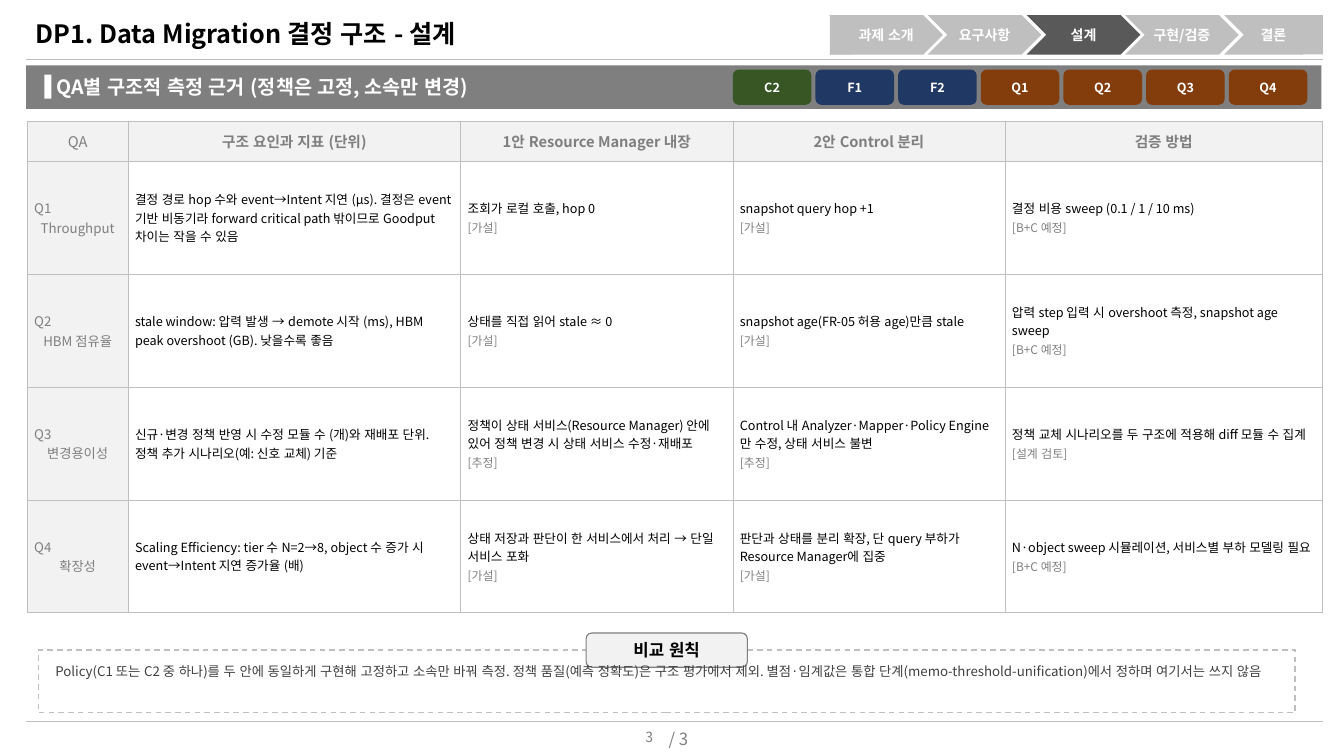
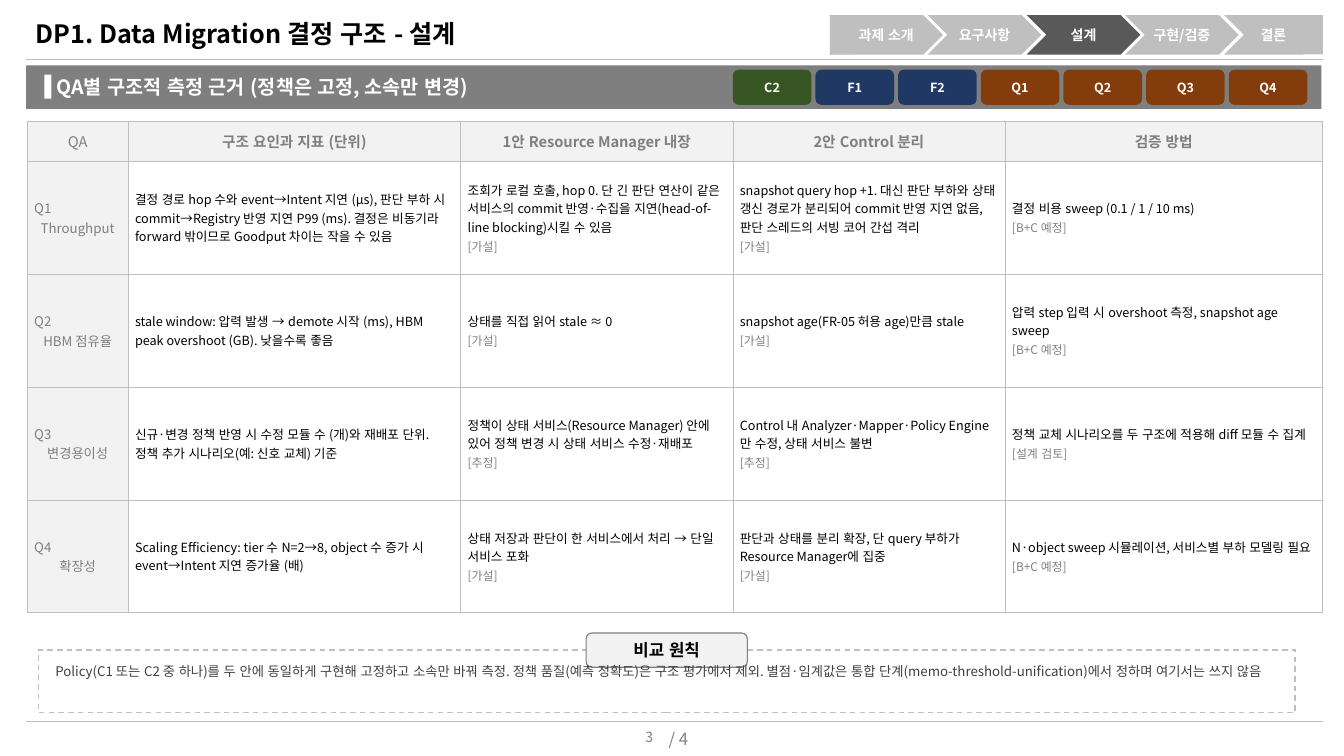
Before and after one commit to mkim0628/vllm, a slide deck: slide 3 of doc-mk/slides/dp1-decision-locus-candidates.pptx. Drawn at 1344x756 pixels with LibreOffice and Linux fonts; fonts in the diff are those of the drawing. Boxes give left, top, right and bottom in pixels: in the first picture for what was removed or moved away, otherwise in the second. Text is boxed around its words. In the diff, an @@ line names an element or a change of style, - is before the commit and + after.

```diff
--- a/doc-mk/slides/dp1-decision-locus-candidates.pptx
+++ b/doc-mk/slides/dp1-decision-locus-candidates.pptx
@@ table at [27, 121, 1323, 613] @@
-row 2: Q1 Throughput | 결정 경로 hop 수와 event→Intent 지연 (μs). 결정은 event 기반 비동기라 forward critical path 밖이므로 Goodput 차이는 작을 수 있음 | 조회가 로컬 호출, hop 0 / [가설] | snapshot query hop +1 / [가설] | 결정 비용 sweep (0.1 / 1 / 10 ms) / [B+C 예정]
+row 2: Q1 Throughput | 결정 경로 hop 수와 event→Intent 지연 (μs), 판단 부하 시 commit→Registry 반영 지연 P99 (ms). 결정은 비동기라 forward 밖이므로 Goodput 차이는 작을 수 있음 | 조회가 로컬 호출, hop 0. 단 긴 판단 연산이 같은 서비스의 commit 반영·수집을 지연(head-of-line blocking)시킬 수 있음 / [가설] | snapshot query hop +1. 대신 판단 부하와 상태 갱신 경로가 분리되어 commit 반영 지연 없음, 판단 스레드의 서빙 코어 간섭 격리 / [가설] | 결정 비용 sweep (0.1 / 1 / 10 ms) / [B+C 예정]
@@ text at [679, 733, 688, 745]: text changed @@
-/ 3
+/ 4
```
Also in this commit, not shown: 2 other slides changed, 1 slide added.
